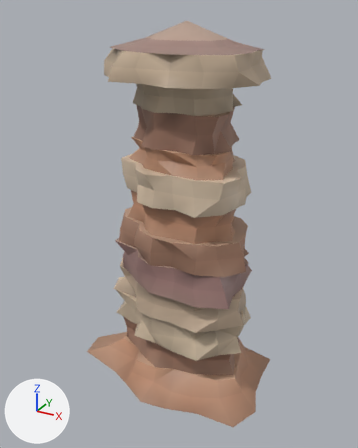
The glTF model game/art/world/kit/butte_a.glb, before and after one commit.
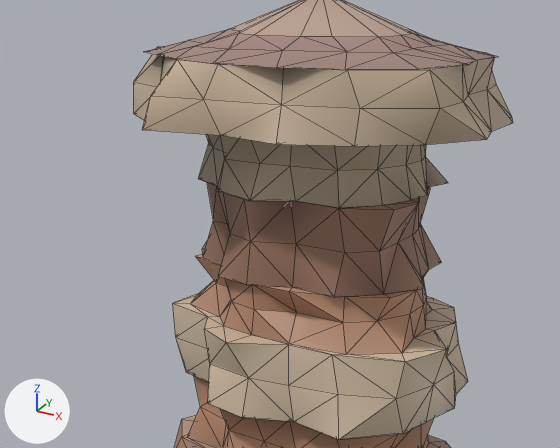
Old and new are each drawn whole from a camera (50 mm lens) standing at (18.2, -34.4, 32.1) and looking at (-0.7, 0.1, 14.9) and again close up on the part from 13% to 82% of the width and 5% to 49% of the height. The axes (+X, +Y, +Z) are drawn at lower left. The lights are the same throughout. The last two pictures show the newer version. The close-ups show mesh edges as thin lines. Vertices at exactly the same position are counted once.

Names of what the first close-up shows: 'butte_a'.
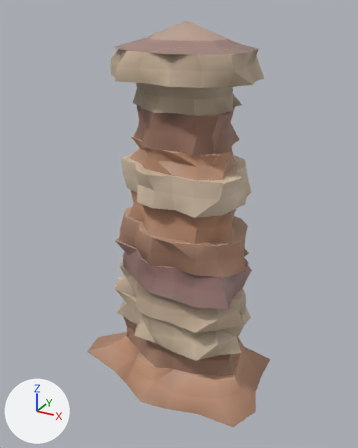
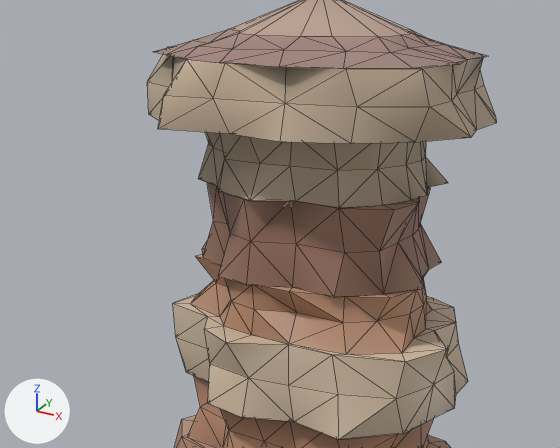
What differs and where, as boxes (x1, y1, x2, y2) in the close-ups (560 x 448 px; the box of a moved part takes in the faces that stretch with it):
'butte_a', reshaped
    before: (134, 0, 513, 448)
    after: (147, 0, 497, 448)
part 1 of me_butte_a, moved or reshaped
    before: (134, 30, 513, 146)
    after: (147, 30, 497, 144)
part 2 of me_butte_a, recoloured
    before: (441, 45, 513, 139)
    after: (439, 45, 497, 137)

What the commit changed:
me_butte_a has 703 vertices, 1386 faces and spans x -10.2..8.2, y -6.2..6.6, z 0.0..31.2.
me_butte_a is used by ob_butte_a; location (0.0, 0.0, 0.0).
me_butte_a part 1: 90 of 703 vertices moved; they spanned x -7.2..6.5, y -5.7..5.8, z 27.3..29.6 and now span x -6.6..6.0, y -5.2..5.3, z 27.3..29.6; mean shift (0.0, 0.0, 0.0); largest move (-7.2, -0.2, 27.3) -> (-6.6, -0.2, 27.3).
me_butte_a part 2: 30 kept faces spanning x -6.3..6.0, y -1.7..5.0, z 26.2..29.6 get new vertex colours; the middle colour goes from beige #ddc5ab to beige #d6bfa3.
